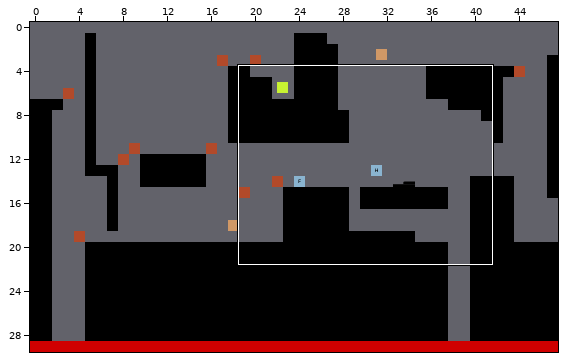
Tiled map (JSON) -- maps/level_02.json. Above, an overview of the earlier version with the close-up marked.
Close-up. The starting point:
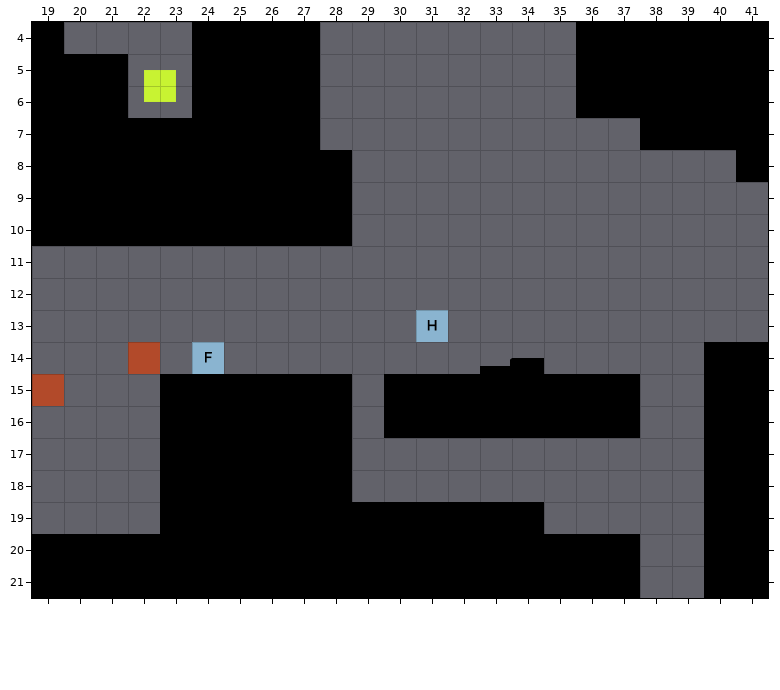
Cells are 64x64 px. Shown: x 19..41, y 4..21. The commit also changed other parts of the map, which this record leaves out.
After:
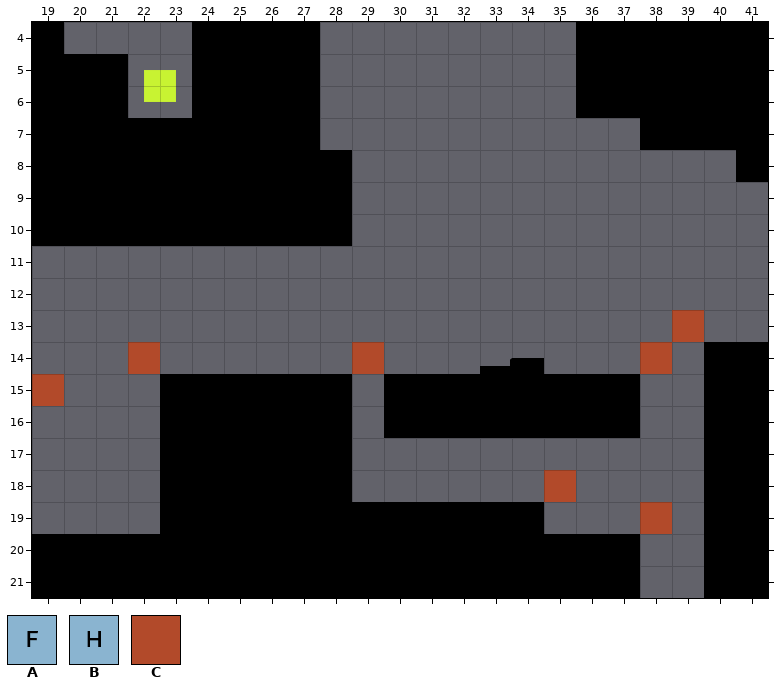
Key: from "tileset": A 55, B 56, C 81.
_ is an empty cell.
Objects are placed by their top-left corner, in cells (3,4 is the top-left corner of cell 3,4); size is 1x1 cell unless given.
The exact change:
Layer "layer_limits":
The author put tile C in row 13 at x 39; in row 14 at x 29 and 38; in row 18 at x 35; in row 19 at x 38.
Layer "SpawnFrog":
Object A at 24,14 moves outside this view.
Layer "SpawnHog":
Object B at 31,13 moves outside this view.
Changed places in both close-ups, as pixel boxes (x1, y1, x2, y2):
old place: (416, 310, 448, 342)
added: (640, 310, 704, 374)
old place: (192, 342, 224, 374)
added: (352, 342, 384, 374)
added: (544, 470, 576, 502)
added: (640, 502, 672, 534)
